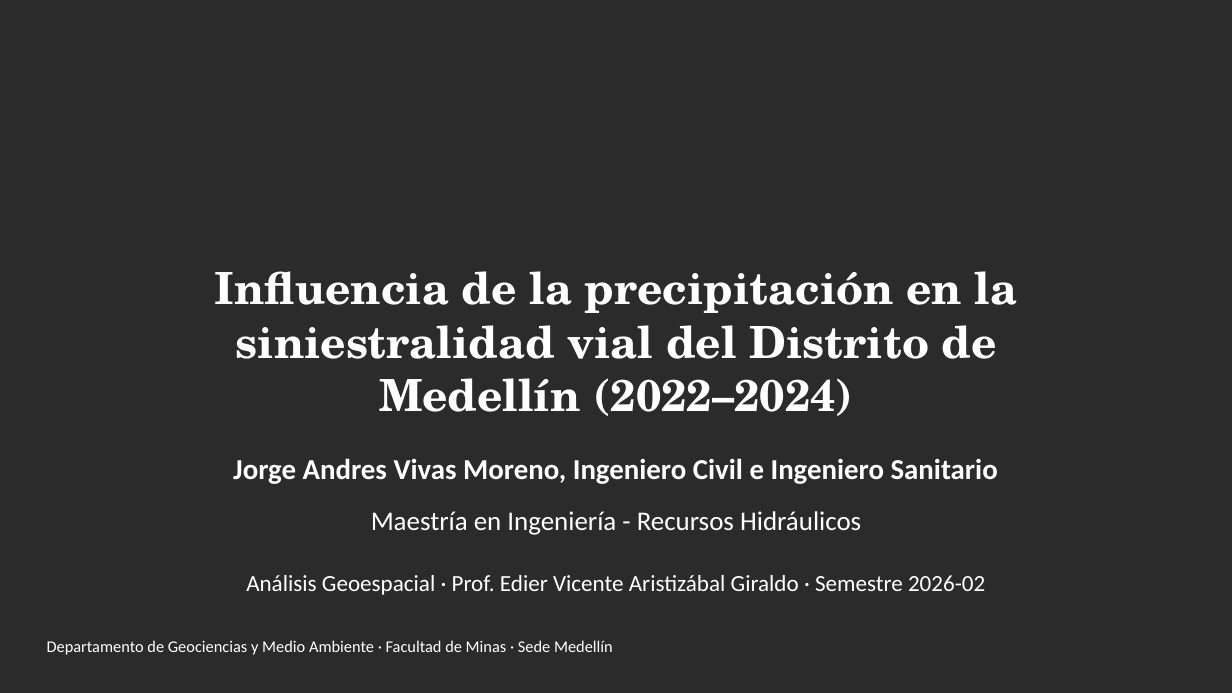
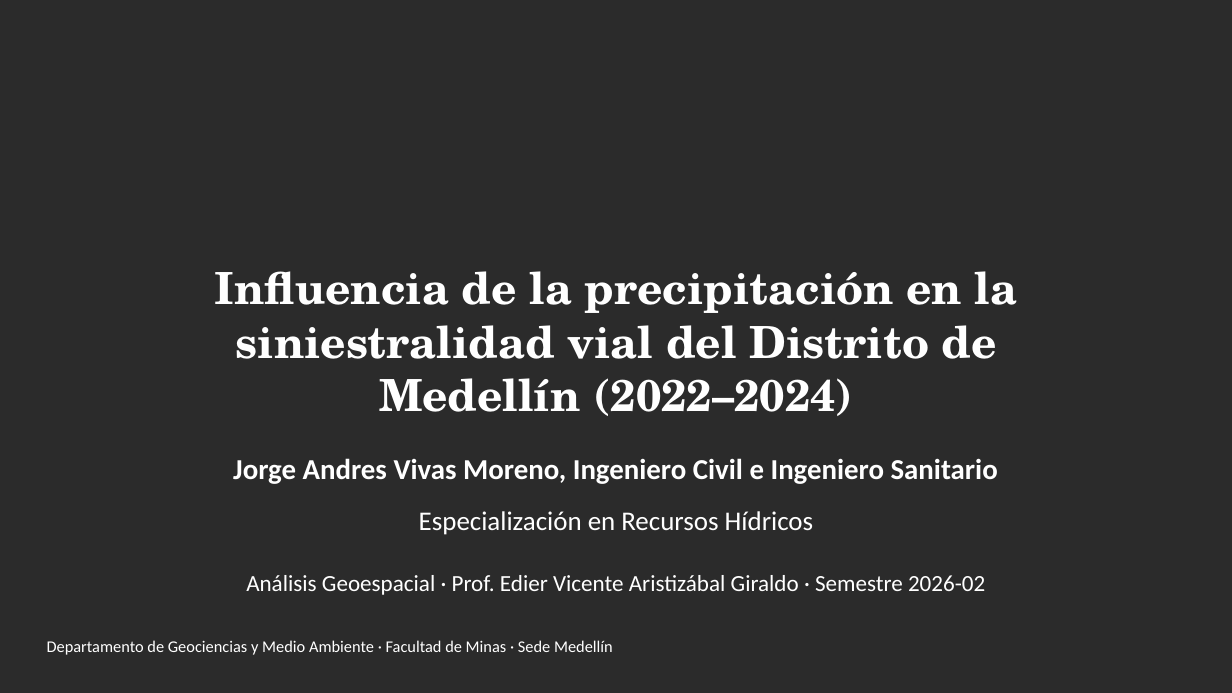
Before and after one commit to JyZ562/Analisis-Geoespacial_recipitacion-siniestralidad-medellin, a slide deck: slide 1 of presentacion/Precipitacion_y_Siniestralidad_Vial_en_Medellin.pptx. Drawn at 1232x693 pixels with LibreOffice and Linux fonts; fonts in the diff are those of the drawing; background and template pictures are left out; a plain dark background stands for a picture behind light text. Boxes give left, top, right and bottom in pixels: in the first picture for what was removed or moved away, otherwise in the second. Text is boxed around its words. In the diff, an @@ line names an element or a change of style, - is before the commit and + after.

```diff
--- a/presentacion/Precipitacion_y_Siniestralidad_Vial_en_Medellin.pptx
+++ b/presentacion/Precipitacion_y_Siniestralidad_Vial_en_Medellin.pptx
@@ text at (x1=419, y1=511, x2=814, y2=535): text changed @@
-Maestría en Ingeniería - Recursos Hidráulicos
+Especialización en Recursos Hídricos
```
Also in this commit, not shown: 1 other file.
